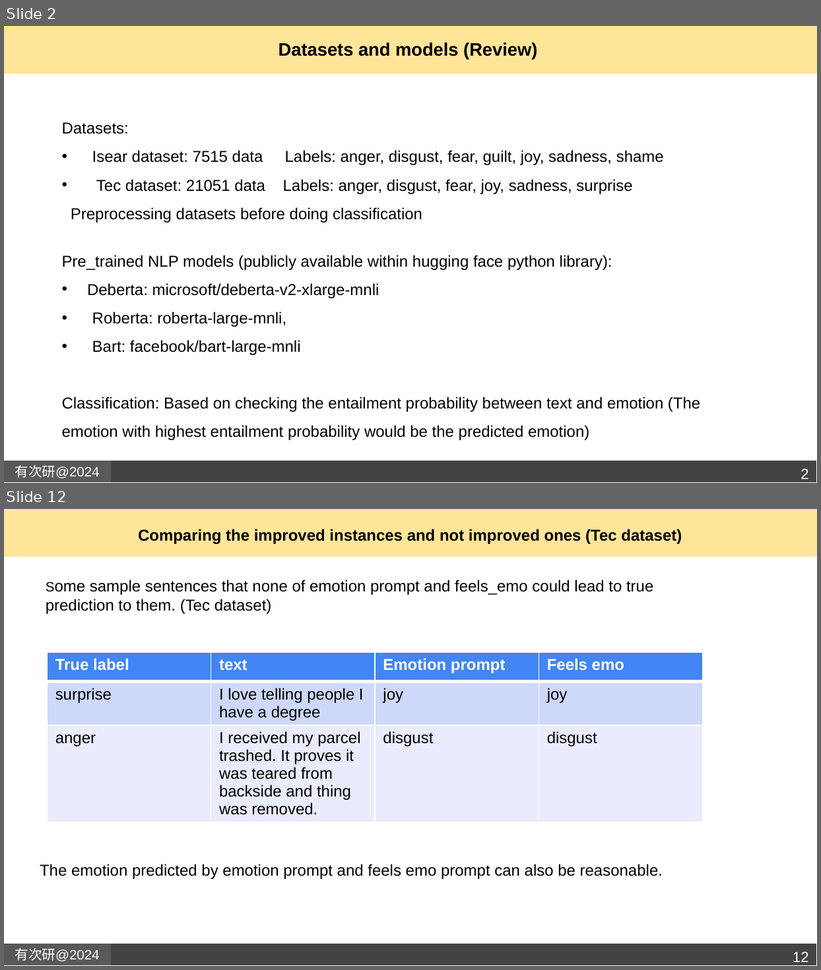
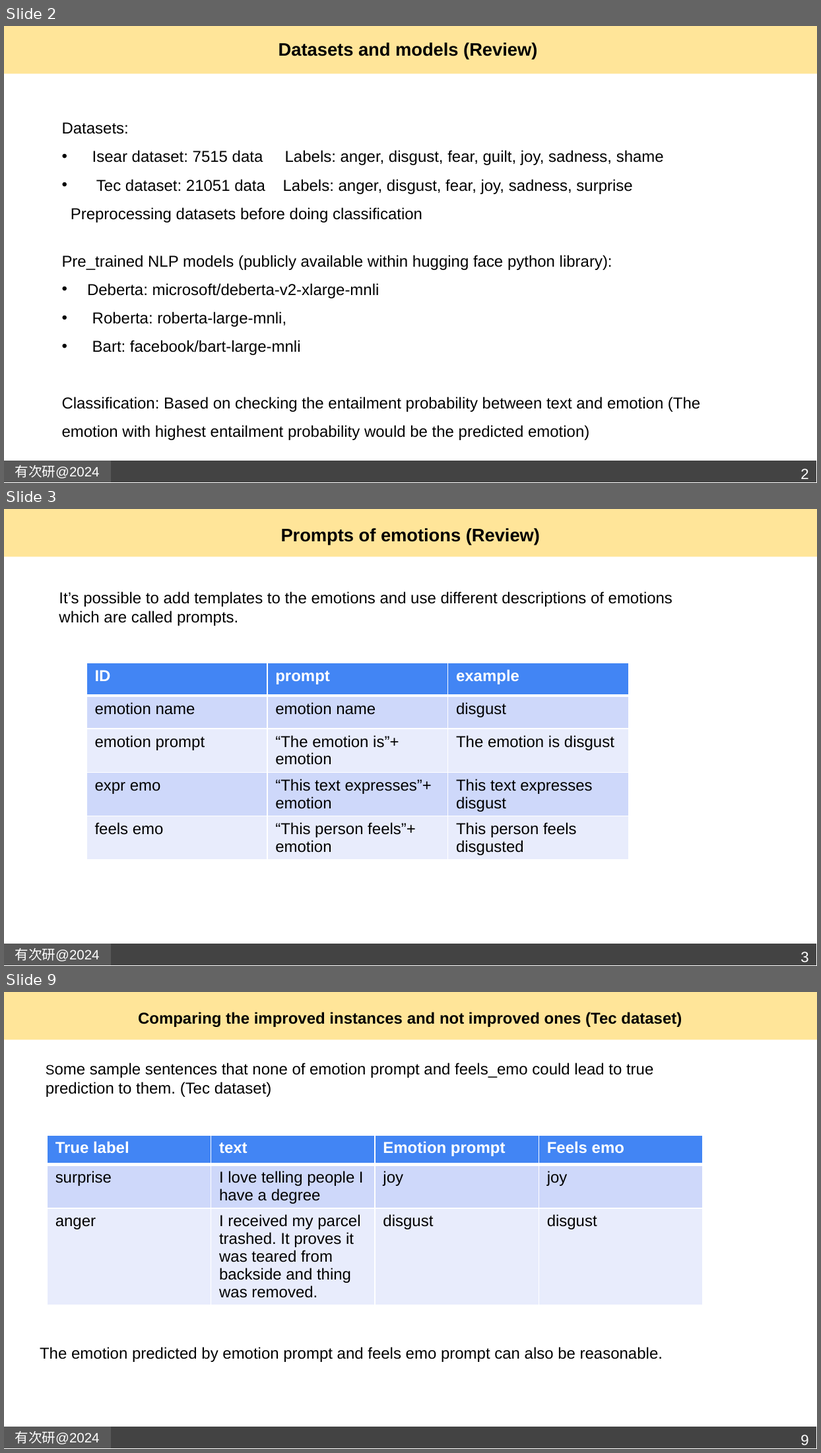
Before and after one commit to Gita1996/Emotion-classification-in-text, a slide deck: emotion classification_report_anaysis_synonyms.pptx. Shown one above the other, each under a label of ours: slides 2 and 12 before the commit, slides 2, 3 and 9 after it; the slides between them are not shown. The pictures are 821x970 and 821x1453 pixels, drawn with LibreOffice and Linux fonts; fonts in the diff are those of the drawing; background and template pictures are left out. Boxes give left, top, right and bottom in pixels: in the first picture for what was removed or moved away, otherwise in the second. Text is boxed around its words. In the diff, an @@ line names an element or a change of style, - is before the commit and + after.

```diff
--- a/emotion classification_report_anaysis_synonyms.pptx
+++ b/emotion classification_report_anaysis_synonyms.pptx
@@ slide 3 added at box(4, 509, 817, 966), background #FFFFFF; not listed: 3 template elements that a slide beside it also shows @@
@@ title added at box(281, 528, 540, 545), 16 pt, text #000000, bold @@
+Prompts of emotions (Review)
@@ text added at box(59, 591, 673, 626), 14 pt, text #000000 @@
+It’s possible to add templates to the emotions and use different descriptions of emotions which are called prompts.
@@ table added at box(87, 663, 628, 867), 5 rows, 3 columns @@
+ID | prompt | example
+emotion name | emotion name | disgust
+emotion prompt | “The emotion is”+ emotion | The emotion is disgust
+expr emo | “This text expresses”+ emotion | This text expresses disgust
+feels emo | “This person feels”+ emotion | This person feels disgusted
@@ page number added at box(801, 952, 809, 962), 13 pt, text #FFFFFF @@
+3
@@ what was slide 12 is now slide 9 @@
@@ page number at box(801, 1435, 809, 1445): text changed @@
-12
+9
```
Also in this commit, not shown: 6 slides changed, 1 other slide added, 4 slides removed.
